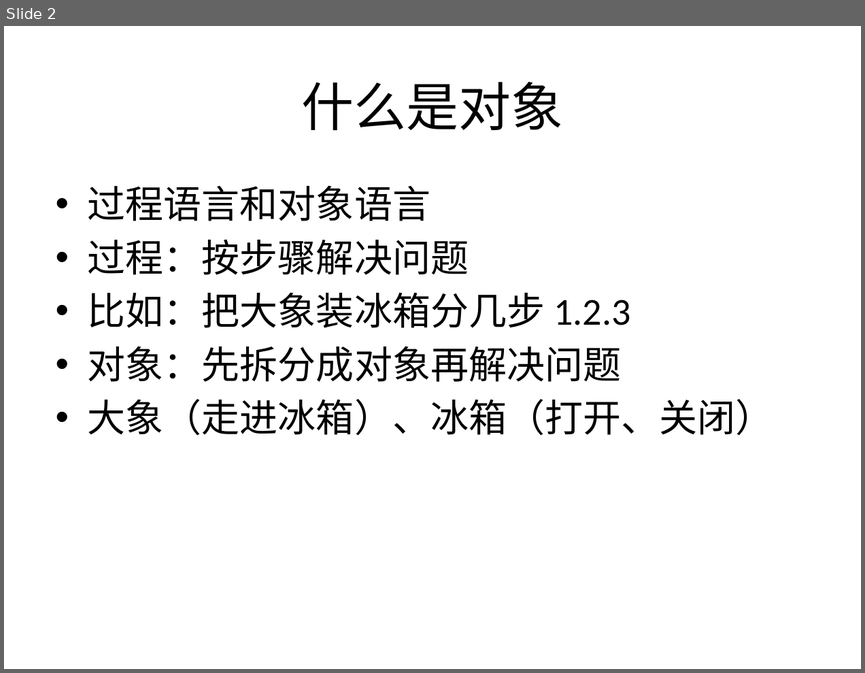
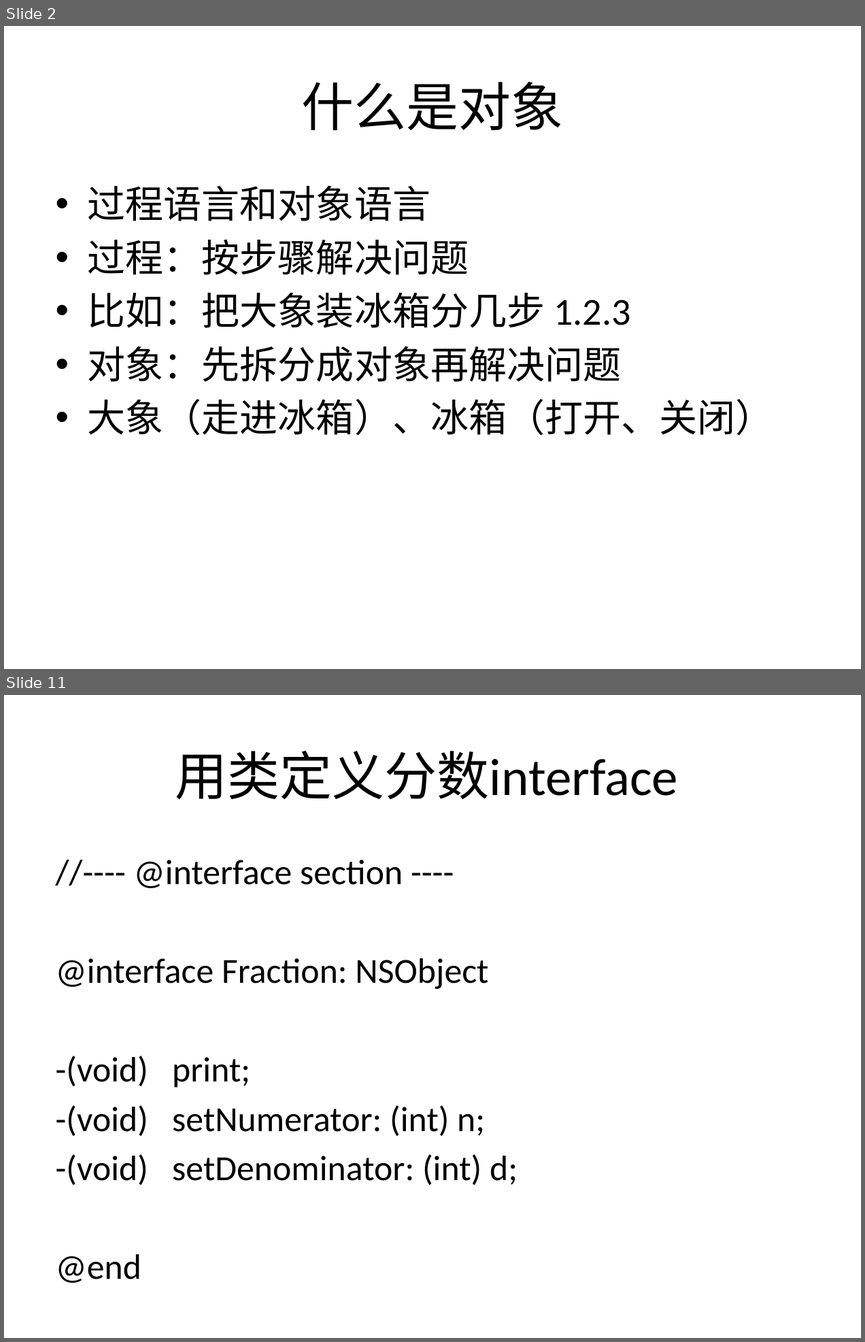
Before and after one commit to Jaykong/Programming_In_OC, a slide deck: CoursePPT/chap3_class_object_method.pptx. Shown one above the other, each under a label of ours: slide 2 before the commit, slides 2 and 11 after it; the slides between them are not shown. The pictures are 865x673 and 865x1342 pixels, drawn with LibreOffice and Linux fonts; fonts in the diff are those of the drawing. Boxes give left, top, right and bottom in pixels: in the first picture for what was removed or moved away, otherwise in the second. Text is boxed around its words. In the diff, an @@ line names an element or a change of style, - is before the commit and + after.

```diff
--- a/CoursePPT/chap3_class_object_method.pptx
+++ b/CoursePPT/chap3_class_object_method.pptx
@@ slide 11 added at [4,695,861,1338], background #FFFFFF @@
@@ title added at [175,751,678,800], 44 pt, text #000000 @@
+用类定义分数interface
@@ text added at [56,860,517,1283], 29.6 pt, text #000000 @@
+//---- @interface section ----
+@interface Fraction: NSObject
+-(void) print;
+-(void) setNumerator: (int) n;
+-(void) setDenominator: (int) d;
+@end
```
Also in this commit, not shown: 7 slides changed, 29 other slides added, 2 slides removed, 1 other file.
